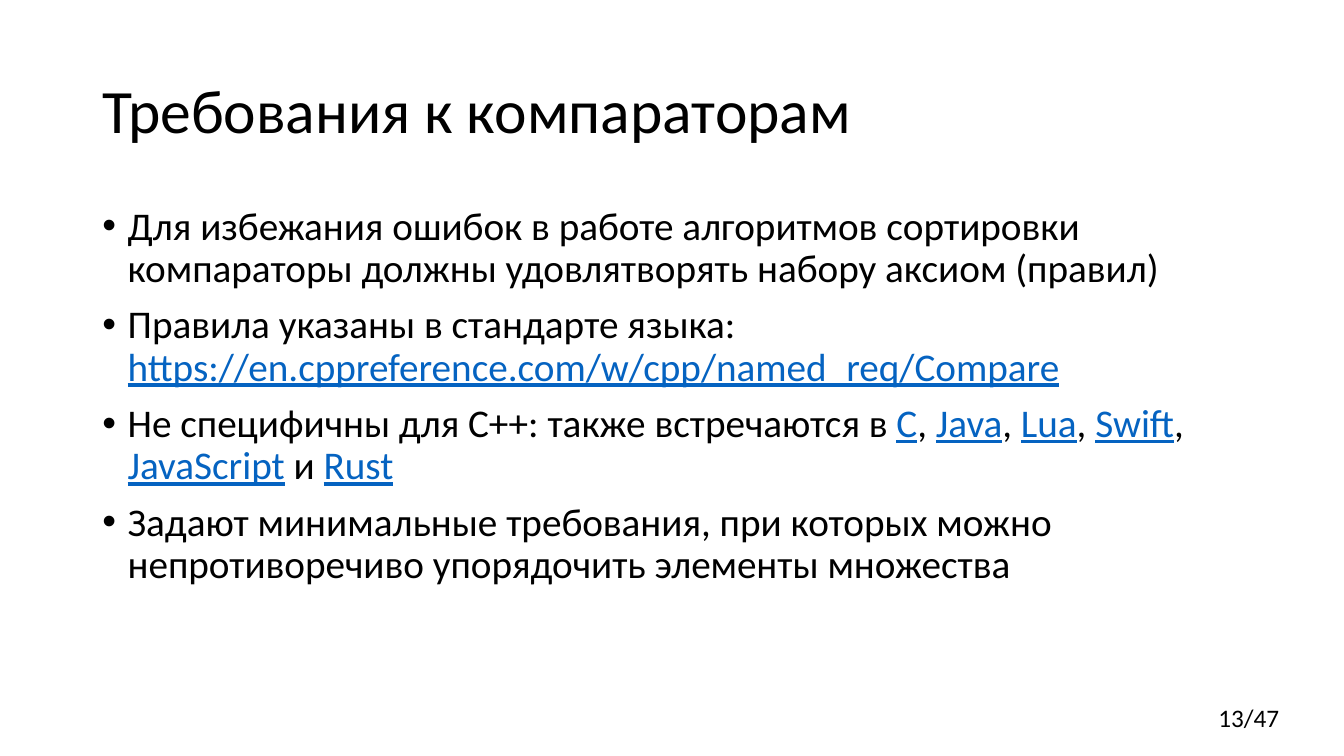
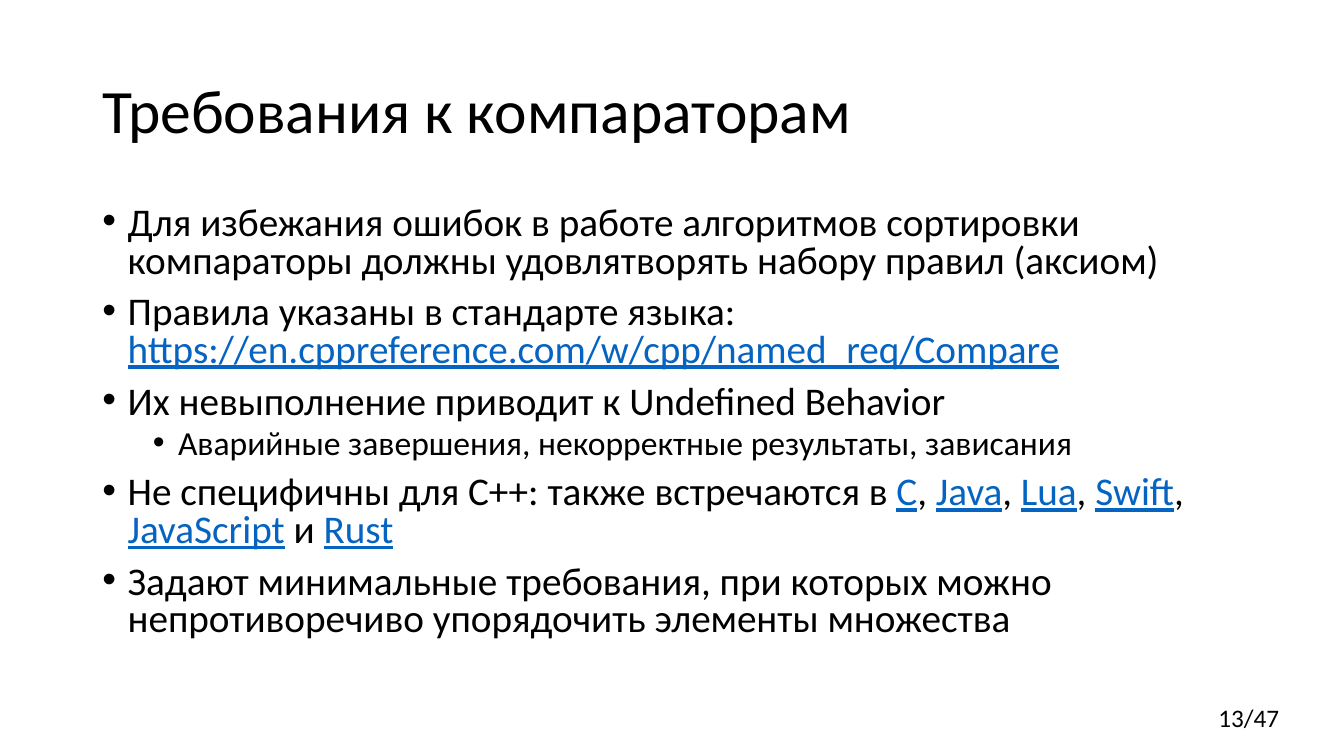
Before and after one commit to yugr/CppRussia, a slide deck: slide 13 of 2023/RU.pptx. Drawn at 1344x756 pixels with LibreOffice and Linux fonts; fonts in the diff are those of the drawing. Boxes give left, top, right and bottom in pixels: in the first picture for what was removed or moved away, otherwise in the second. Text is boxed around its words. In the diff, an @@ line names an element or a change of style, - is before the commit and + after.

Commit message:
Mention UB.

```diff
--- a/2023/RU.pptx
+++ b/2023/RU.pptx
@@ text at (x1=128, y1=209, x2=1159, y2=281): text changed @@
-• Для избежания ошибок в работе алгоритмов сортировки компараторы должны удовлятворять набору аксиом (правил)
+• Для избежания ошибок в работе алгоритмов сортировки компараторы должны удовлятворять набору правил (аксиом)
@@ text at (x1=128, y1=300, x2=1183, y2=639): line spacing 0.9 to 0.8 @@
@@ text at (x1=128, y1=387, x2=1072, y2=461): paragraphs added @@
+• Их невыполнение приводит к Undefined Behavior
+  • Аварийные завершения, некорректные результаты, зависания
```
